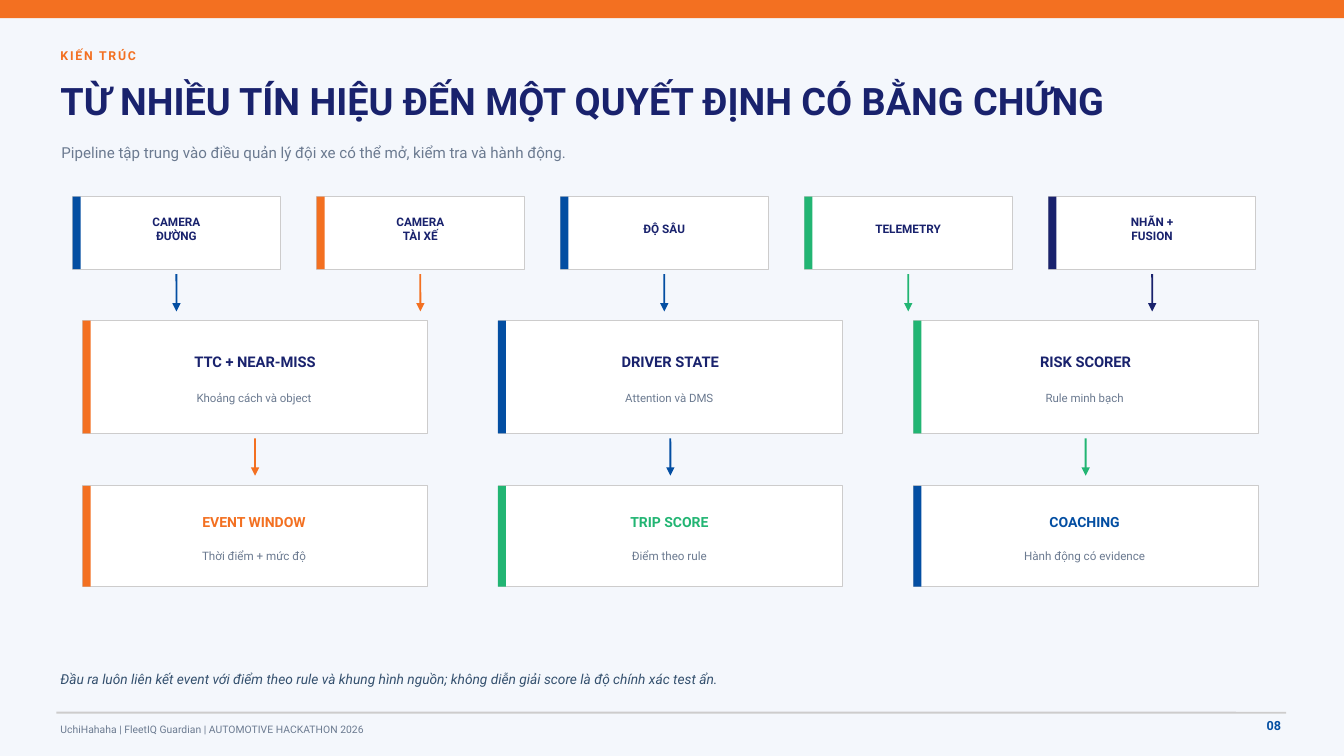
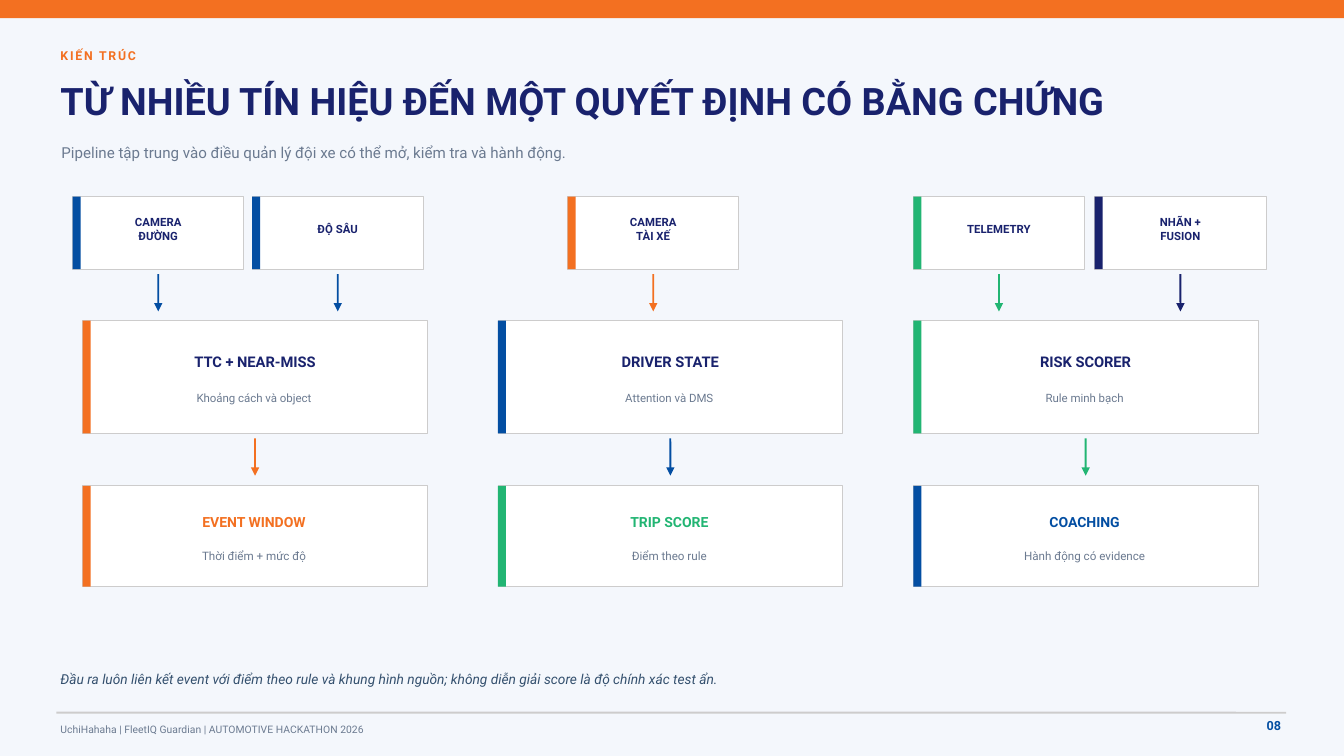
Before and after one commit to hminhphi/UchiHahahaFPTAutomotiveHackathon, a slide deck: slide 8 of docs/proposal/UchiHahaha_FleetIQGuardian_Final_Round2.pptx. Drawn at 1344x756 pixels with LibreOffice and Linux fonts; fonts in the diff are those of the drawing. Boxes give left, top, right and bottom in pixels: in the first picture for what was removed or moved away, otherwise in the second. Text is boxed around its words. In the diff, an @@ line names an element or a change of style, - is before the commit and + after.

```diff
--- a/docs/proposal/UchiHahaha_FleetIQGuardian_Final_Round2.pptx
+++ b/docs/proposal/UchiHahaha_FleetIQGuardian_Final_Round2.pptx
@@ rectangle: place and size @@
-rectangle at (73,197,280,269)
+rectangle at (73,197,244,269)
@@ rectangle: place and size @@
-rectangle at (317,197,524,269)
+rectangle at (252,197,423,269)
@@ rectangle: place and size @@
-rectangle at (317,197,325,269)
+rectangle at (252,197,260,269)
@@ rectangle at (252,197,260,269): fill #F37021 to #034EA2 @@
@@ rectangle: place and size @@
-rectangle at (561,197,768,269)
+rectangle at (568,197,739,269)
@@ rectangle: place and size @@
-rectangle at (561,197,569,269)
+rectangle at (568,197,576,269)
@@ rectangle at (568,197,576,269): fill #034EA2 to #F37021 @@
@@ rectangle: place and size @@
-rectangle at (805,197,813,269)
+rectangle at (913,197,922,269)
@@ rectangle: place and size @@
-rectangle at (805,197,1012,269)
+rectangle at (913,197,1085,269)
@@ rectangle: place and size @@
-rectangle at (1049,197,1057,269)
+rectangle at (1095,197,1103,269)
@@ rectangle: place and size @@
-rectangle at (1049,197,1256,269)
+rectangle at (1095,197,1266,269)
@@ size 8.4 to 8.1 pt in 5 elements at (135,218,182,240), (1160,216,1200,240), (967,225,1031,233), (630,218,677,240), (317,222,358,235) @@
@@ text "ĐỘ SÂU": place and size @@
-text "ĐỘ SÂU" at (643,222,685,235)
+text "ĐỘ SÂU" at (317,222,358,235)
@@ text "CAMERA": place and size @@
-text "CAMERA" at (396,217,444,240)
+text "CAMERA" at (630,218,677,240)
@@ text "TELEMETRY": place and size @@
-text "TELEMETRY" at (875,224,941,233)
+text "TELEMETRY" at (967,225,1031,233)
@@ text "NHÃN +": place and size @@
-text "NHÃN +" at (1131,215,1172,240)
+text "NHÃN +" at (1160,216,1200,240)
@@ arrow moved from (176, 274) - (176, 312) to (158, 274) - (158, 312) @@
@@ arrow moved from (420, 274) - (420, 312) to (338, 274) - (338, 312) @@
@@ arrow (338, 274) - (338, 312): stroke #F37021 1.3 pt to #034EA2 1.3 pt @@
@@ arrow moved from (664, 274) - (664, 312) to (653, 274) - (653, 312) @@
@@ arrow (653, 274) - (653, 312): stroke #034EA2 1.3 pt to #F37021 1.3 pt @@
@@ arrow moved from (908, 274) - (908, 312) to (999, 274) - (999, 312) @@
@@ arrow moved from (1152, 274) - (1152, 312) to (1181, 274) - (1181, 312) @@
```
Also in this commit, not shown: 1 other slide changed, 1 slide added, 1 slide removed, 14 other files.
